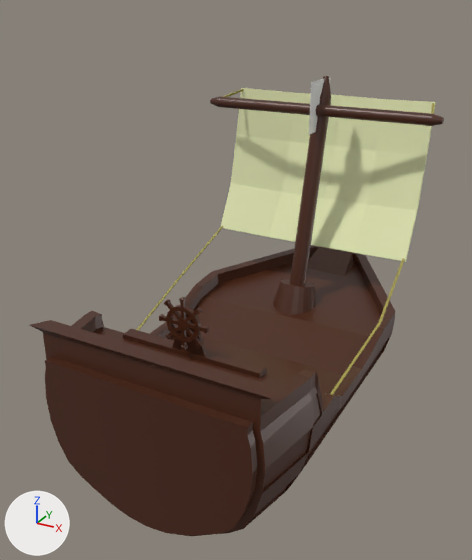
Before and after pictures for a commit that changed the FBX model Assets/Models/food_boat.fbx.
The view is the same before and after, from a 50 mm lens placed at (10.0, -19.3, 12.4), pointed at (-1.3, 1.2, 2.1). Arrows for +X, +Y and +Z are at lower left; the lights stay in place. Where no turn or scale is listed for an object, it has been applied to the vertices.

Script lines for the objects in view, before the commit:
```python
me_cylinder = bpy.data.meshes.new('Cylinder')
me_cylinder.from_pydata(...)  # 985 vertices, 732 faces; spans x -4.3..4.3, y -6.9..12.3, z -4.8..3.3
me_cylinder.materials.append(mat_wood)  # brown #4b2513
me_cylinder_001 = bpy.data.meshes.new('Cylinder.001')
me_cylinder_001.from_pydata(...)  # 313 vertices, 212 faces; spans x -4.91..4.91, y -2.19..1.26, z -5.18..4.61
me_cylinder_001.materials.append(mat_wood)  # brown #4b2513
me_cylinder_006 = bpy.data.meshes.new('Cylinder.006')
me_cylinder_006.from_pydata(...)  # 24 vertices, 24 faces; spans x -0.23..8.92, y -0.81..0.8, z -0.17..0.14
me_cylinder_006.materials.append(mat_rope)  # yellow #a0974e
me_cylinder_007 = bpy.data.meshes.new('Cylinder.007')
me_cylinder_007.from_pydata(...)  # 24 vertices, 24 faces; spans x -0.05..8.71, y -6.53..0.8, z -2.22..0.14
me_cylinder_007.materials.append(mat_rope)  # yellow #a0974e
me_plane_002 = bpy.data.meshes.new('Plane.002')
me_plane_002.from_pydata(...)  # 40 vertices, 38 faces; spans x -4.25..4.25, y -1.32..1.89, z -3.25..2.92
me_plane_002.materials.append(mat_sail)  # beige #e5e9b5
ob_body = bpy.data.objects.new('Body', me_cylinder)
ob_body.location = (0.0, 0.0, 0.71)
ob_mast = bpy.data.objects.new('Mast', me_cylinder_001)
ob_mast.location = (0.0, 5.17, 4.74)
ob_rope_bottom = bpy.data.objects.new('Rope bottom', me_cylinder_007)
ob_rope_bottom.location = (-4.33, 4.34, 2.57)
ob_rope_top = bpy.data.objects.new('Rope top', me_cylinder_006)
ob_rope_top.location = (-4.35, 6.26, 8.35)
ob_sail = bpy.data.objects.new('Sail', me_plane_002)
ob_sail.location = (0.0, 6.38, 5.63)
```
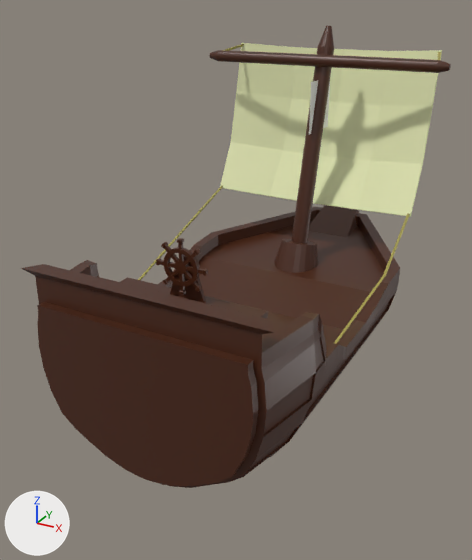
What differs and where, as boxes (x1, y1, x2, y2) in the pictures (472 x 560 px):
```json
{"object": "Body", "change": "moved", "before": [30, 245, 396, 536], "after": [21, 205, 400, 488]}
{"object": "Sail", "change": "moved", "before": [221, 88, 436, 262], "after": [220, 43, 442, 217]}
{"object": "Mast", "change": "moved", "before": [210, 76, 444, 314], "after": [210, 25, 451, 273]}
{"object": "Rope bottom", "change": "moved", "before": [136, 226, 405, 395], "after": [138, 186, 410, 344]}
{"object": "Rope top", "change": "moved", "before": [222, 89, 435, 114], "after": [225, 44, 441, 60]}
```

Scene script edits in JSON lines:
```json
{"op": "set", "path": "ob_mast.location", "old": "(0.0, 5.17, 4.74)", "new": "(0.0, 5.17, 6.61)"}
{"op": "set", "path": "ob_rope_bottom.location", "old": "(-4.33, 4.34, 2.57)", "new": "(-4.33, 4.34, 4.44)"}
{"op": "set", "path": "ob_rope_top.location", "old": "(-4.35, 6.26, 8.35)", "new": "(-4.35, 6.26, 10.22)"}
{"op": "set", "path": "ob_sail.location", "old": "(0.0, 6.38, 5.63)", "new": "(0.0, 6.38, 7.5)"}
{"op": "set", "path": "ob_body.location", "old": "(0.0, 0.0, 0.71)", "new": "(0.0, 0.0, 2.58)"}
```
